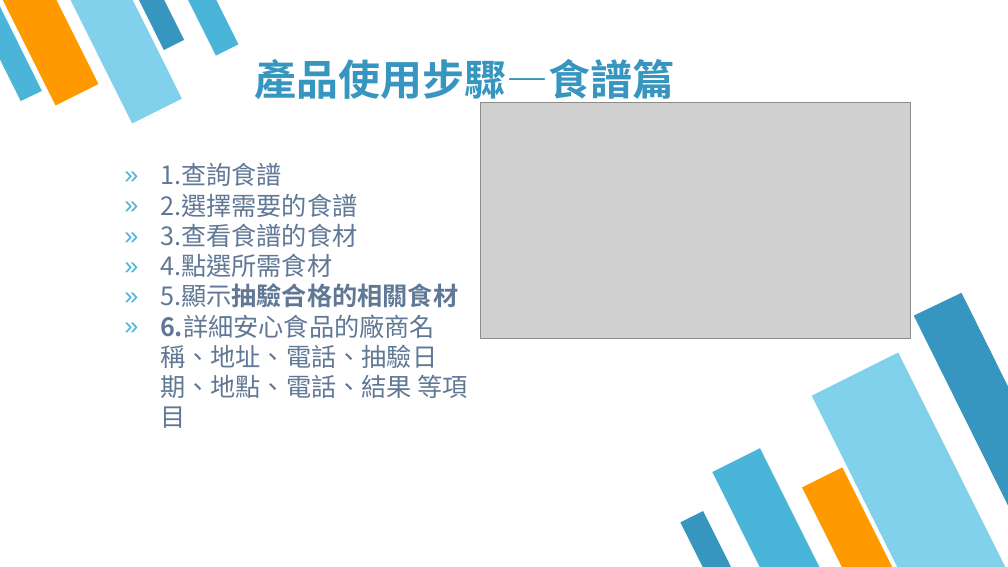
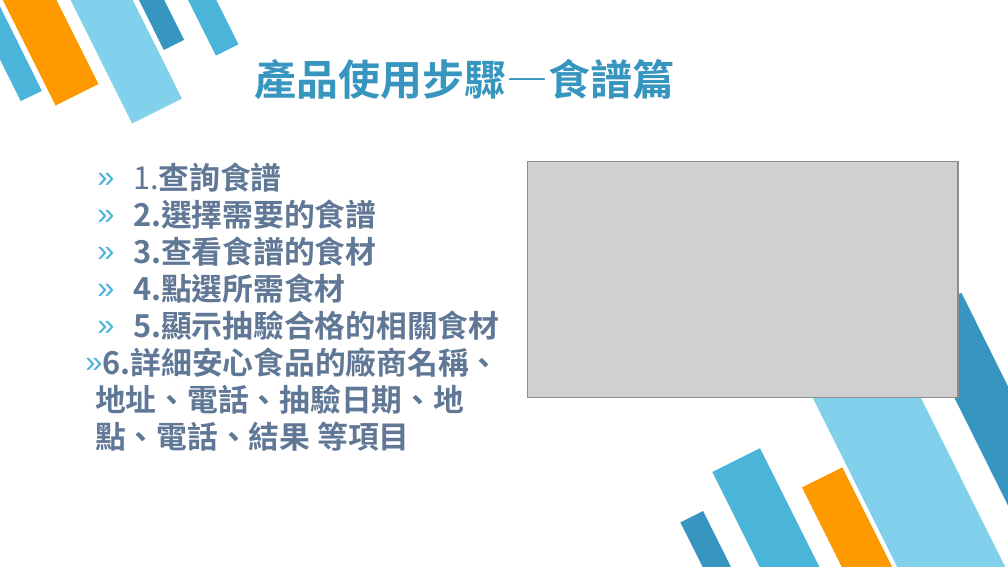
Before and after one commit to 3mtpeak/---1125, a slide deck: slide 5 of 黑克松簡報.pptx. Drawn at 1008x567 pixels with LibreOffice and Linux fonts; fonts in the diff are those of the drawing; grey boxes stand for pictures. Boxes give left, top, right and bottom in pixels: in the first picture for what was removed or moved away, otherwise in the second. Text is boxed around its words. In the diff, an @@ line names an element or a change of style, - is before the commit and + after.

```diff
--- a/黑克松簡報.pptx
+++ b/黑克松簡報.pptx
@@ text "1.查詢食譜": place and size @@
-text "1.查詢食譜" at (160,163,468,428)
+text "1.查詢食譜" at (95,162,500,451)
@@ text "1.查詢食譜" at (95,162,500,451): size 18 to 22 pt; bold on in "1.查詢食譜", "2.選擇需要的食譜", "3.查看食譜的食材", "4.點選所需食材" and 2 more places; indent changed @@
@@ picture: place and size @@
-picture at (481,103,911,339)
+picture at (528,161,959,397)
```
Also in this commit, not shown: 14 other slides changed.
